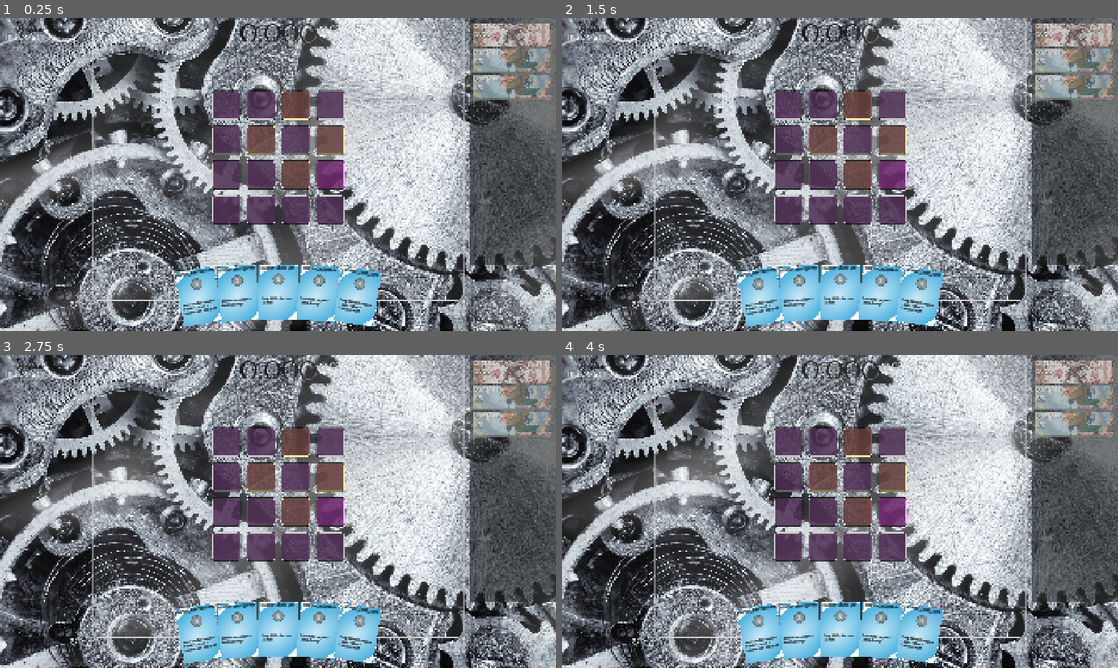
Above: before the commit, frames 1-4 (two rows, left to right).
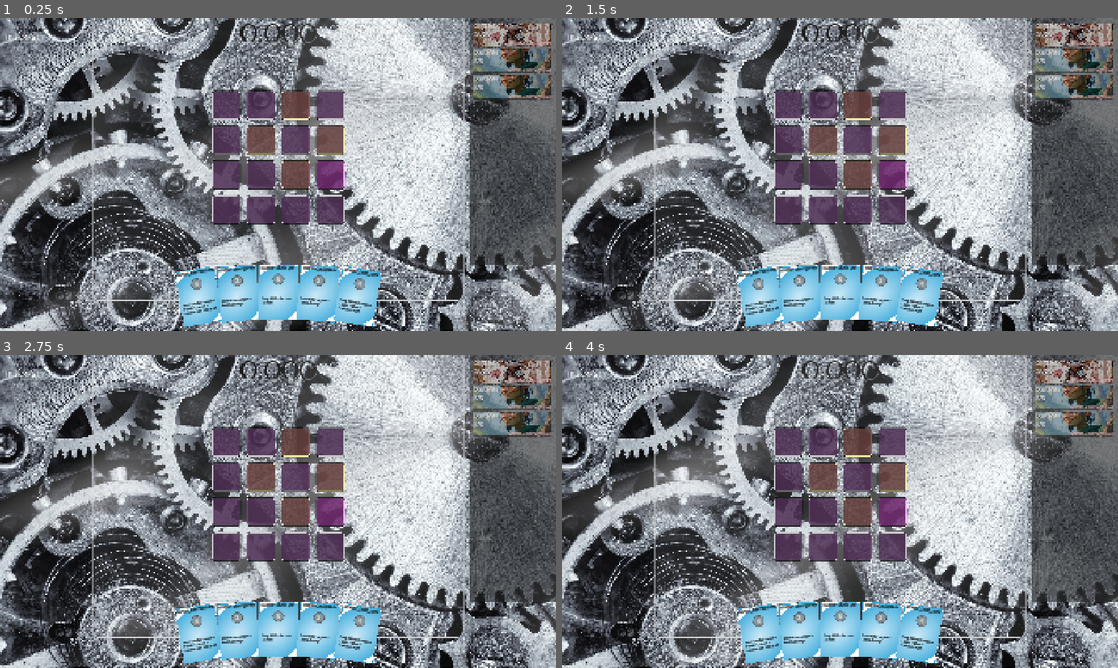
Above: after the commit, the same moments.

Repository: rosswolf/Tourbillon
Game: Godot game, scene res://src/scenes/game.tscn
The game is run twice, just before and just after one commit, with the same random seed, the same clock (stepped at 60 frames per second) and the same inputs. Sound files missing from this copy of the repository are replaced by a short silence.
Inputs (mouse positions are in pixels of both pictures, inside the frame that each line leads up to):
- Up to frame 1 (0.25 s): no input
- Up to frame 2 (1.5 s): click (789, 105) at 0.52 s; click (823, 105) at 1.27 s
- Up to frame 3 (2.75 s): click (294, 442) at 2.02 s
- Up to frame 4 (4 s): click (890, 442) at 2.77 s; click (789, 477) at 3.52 s

The runs differ from the first frame. In frame 1, 2.8% of the frame differs, in the area x 85-100%, y 1-27%; in frame 2, 2.8%; in frame 3, 2.8%; in frame 4, 2.8%.

Commit message:
refactor: Simplify gremlin move system and clean up confusion
- Remove unused GremlinMove class (was never referenced)
- Clarify MoveData uses TICKS not beats (1 tick = 10 beats)
- Simplify UI to update progress in _process() instead of beat signals
- Remove confusing beat-based tracking from UI
- All timing now consistently uses ticks throughout the system

Diff:
--- a/elastic-app/app/src/scenes/core/battle/gremlin_move.gd
+++ /dev/null
@@ -1,284 +0,0 @@
-extends RefCounted
-class_name GremlinMove
-
-## Represents a single move that a gremlin can perform
-## Each move has its own timing and effect
-
-# Move properties
-var move_index: int = 0          # Which move slot this is (1-6)
-var effect_string: String = ""   # e.g., "drain_random=1" or "card_cost_penalty=2"
-var interval_beats: int = 0      # How often this move triggers (in beats, 10 beats = 1 tick)
-var beats_until_trigger: int = 0 # Countdown to next trigger
-
-# Progress tracking
-var is_passive: bool = false      # True if this move is always active (interval_beats == 0)
-var times_triggered: int = 0      # How many times this move has triggered
-
-# Visual/UI properties
-var display_name: String = ""     # User-friendly name like "Drain" or "Summon"
-var display_color: Color = Color.WHITE  # Color for UI representation
-
-func _init(index: int = 0, effect: String = "", interval_ticks: int = 0) -> void:
-	move_index = index
-	effect_string = effect
-
-	# Convert ticks to beats (1 tick = 10 beats)
-	if interval_ticks == 0:
-		is_passive = true
-		interval_beats = -1  # Passive moves don't have intervals
-		beats_until_trigger = -1
-	else:
-		is_passive = false
-		interval_beats = interval_ticks * 10
-		beats_until_trigger = interval_beats
-
-	# Parse display name and color from effect
-	_parse_display_properties()
-
-## Reset the move countdown (used when gremlin is created)
-func reset() -> void:
-	times_triggered = 0
-	if not is_passive:
-		beats_until_trigger = interval_beats
-
-## Update this move's progress for one beat
-## Returns true if the move triggered this beat
-func process_beat() -> bool:
-	if is_passive:
-		return false  # Passive moves don't trigger on beats
-
-	if beats_until_trigger <= 0:
-		return false  # Shouldn't happen but safety check
-
-	# Count down
-	beats_until_trigger -= 1
-
-	# Check if we should trigger
-	if beats_until_trigger == 0:
-		times_triggered += 1
-		beats_until_trigger = interval_beats  # Reset countdown
-		return true  # Signal that this move triggered
-
-	return false
-
-## Get the current progress toward the next trigger (0.0 to 1.0)
-func get_progress_percent() -> float:
-	if is_passive or interval_beats <= 0:
-		return 0.0
-
-	return float(interval_beats - beats_until_trigger) / float(interval_beats)
-
-## Get the effect type and value from the effect string
-func get_effect_parts() -> Dictionary:
-	if effect_string.is_empty():
-		return {}
-
-	var parts = effect_string.split("=")
-	if parts.size() != 2:
-		return {"type": effect_string, "value": ""}
-
-	return {
-		"type": parts[0].strip_edges(),
-		"value": parts[1].strip_edges()
-	}
-
-## Parse display properties based on effect type
-func _parse_display_properties() -> void:
-	var parts = get_effect_parts()
-	if parts.is_empty():
-		return
-
-	var effect_type = parts.get("type", "")
-
-	# Set display name and color based on effect type
-	match effect_type:
-		# Resource caps
-		"heat_soft_cap", "red_soft_cap", "heat_hard_cap", "red_hard_cap":
-			display_name = "Heat Cap"
-			display_color = Color(1.0, 0.3, 0.3)  # Red
-		"precision_soft_cap", "white_soft_cap", "precision_hard_cap", "white_hard_cap":
-			display_name = "Precision Cap"
-			display_color = Color(0.95, 0.95, 0.95)  # White
-		"momentum_soft_cap", "green_soft_cap", "momentum_hard_cap", "green_hard_cap":
-			display_name = "Momentum Cap"
-			display_color = Color(0.3, 0.8, 0.3)  # Green
-		"balance_soft_cap", "blue_soft_cap", "balance_hard_cap", "blue_hard_cap":
-			display_name = "Balance Cap"
-			display_color = Color(0.3, 0.3, 1.0)  # Blue
-		"entropy_soft_cap", "black_soft_cap", "entropy_hard_cap", "black_hard_cap":
-			display_name = "Entropy Cap"
-			display_color = Color(0.3, 0.3, 0.3)  # Dark gray
-		"max_resource_soft_cap", "max_resource_hard_cap":
-			display_name = "All Caps"
-			display_color = Color(0.8, 0.8, 0.8)  # Gray
-
-		# Drains
-		"drain_random":
-			display_name = "Random Drain"
-			display_color = Color(0.9, 0.6, 0.9)  # Purple
-		"drain_all_types":
-			display_name = "Drain All"
-			display_color = Color(0.7, 0.5, 0.9)  # Purple
-		"drain_heat", "drain_red":
-			display_name = "Drain Heat"
-			display_color = Color(1.0, 0.3, 0.3)  # Red
-		"drain_precision", "drain_white":
-			display_name = "Drain Precision"
-			display_color = Color(0.95, 0.95, 0.95)  # White
-		"drain_momentum", "drain_green":
-			display_name = "Drain Momentum"
-			display_color = Color(0.3, 0.8, 0.3)  # Green
-		"drain_balance", "drain_blue":
-			display_name = "Drain Balance"
-			display_color = Color(0.3, 0.3, 1.0)  # Blue
-		"drain_entropy", "drain_black":
-			display_name = "Drain Entropy"
-			display_color = Color(0.3, 0.3, 0.3)  # Dark gray
-		"drain_largest":
-			display_name = "Drain Largest"
-			display_color = Color(0.8, 0.4, 0.8)  # Purple
-		"drain_highest": # Alias
-			display_name = "Drain Highest"
-			display_color = Color(0.8, 0.4, 0.8)  # Purple
-
-		# Card effects
-		"card_cost_penalty":
-			display_name = "Cost Penalty"
-			display_color = Color(1.0, 0.8, 0.3)  # Yellow
-		"force_discard":
-			display_name = "Discard"
-			display_color = Color(1.0, 0.5, 0.3)  # Orange
-
-		# Summons
-		"summon":
-			display_name = "Summon"
-			display_color = Color(0.5, 1.0, 0.5)  # Light green
-
-		# Self buffs
-		"self_gain_armor":
-			display_name = "Gain Armor"
-			display_color = Color(0.6, 0.6, 0.7)  # Steel gray
-		"self_gain_shields":
-			display_name = "Gain Shields"
-			display_color = Color(0.3, 0.7, 1.0)  # Light blue
-		"all_gremlins_gain_shields":
-			display_name = "Group Shields"
-			display_color = Color(0.3, 0.9, 1.0)  # Cyan
-		"all_gremlins_gain_armor":
-			display_name = "Group Armor"
-			display_color = Color(0.7, 0.7, 0.8)  # Light steel
-
-		_:
-			display_name = _humanize_effect_type(effect_type)
-			display_color = Color.WHITE
-
-## Get a formatted countdown string
-func get_countdown_text() -> String:
-	if is_passive:
-		return "(Passive)"
-
-	if beats_until_trigger <= 0:
-		return "(NOW!)"
-
-	# Convert beats to ticks.beats format
-	var ticks = beats_until_trigger / 10
-	var beats = beats_until_trigger % 10
-	return "(in %d.%d)" % [ticks, beats]
-
-## Get the full display text for UI
-func get_display_text() -> String:
-	var parts = get_effect_parts()
-	var value = parts.get("value", "")
-
-	# Add value to display name if applicable
-	var text = display_name
-	if value != "" and value != "0":
-		# Special formatting for certain types
-		var effect_type = parts.get("type", "")
-		if effect_type == "summon":
-			text = display_name + " " + _humanize_effect_type(value)
-		elif effect_type.ends_with("_cap"):
-			text = display_name + " (" + value + ")"
-		else:
-			text = display_name + " " + value
-
-	# Add countdown
-	if not is_passive:
-		text += " " + get_countdown_text()
-
-	return text
-
-## Get description of what this move does
-func get_description() -> String:
-	var parts = get_effect_parts()
-	if parts.is_empty():
-		return "Unknown effect"
-
-	var effect_type = parts.get("type", "")
-	var value = parts.get("value", "")
-
-	# Generate description based on effect
-	var desc = _describe_effect(effect_type, value)
-
-	# Add timing info
-	if not is_passive:
-		var ticks = interval_beats / 10
-		desc += " every %d ticks" % ticks
-
-	return desc
-
-## Helper to describe an effect in plain language
-func _describe_effect(effect_type: String, value: String) -> String:
-	match effect_type:
-		# Caps
-		"heat_soft_cap", "red_soft_cap":
-			return "Limits Heat to %s" % value
-		"heat_hard_cap", "red_hard_cap":
-			return "Hard caps Heat at %s" % value
-		"max_resource_soft_cap":
-			return "Limits all resources to %s" % value
-		"max_resource_hard_cap":
-			return "Hard caps all resources at %s" % value
-
-		# Drains
-		"drain_random":
-			return "Drains %s random resource" % value
-		"drain_all_types":
-			return "Drains %s from all resources" % value
-		"drain_largest", "drain_highest":
-			return "Drains %s from largest resource" % value
-		"drain_heat", "drain_red":
-			return "Drains %s Heat" % value
-
-		# Card effects
-		"card_cost_penalty":
-			return "Cards cost +%s ticks" % value
-		"force_discard":
-			return "Discard %s card(s)" % value
-
-		# Summons
-		"summon":
-			return "Summons %s" % _humanize_effect_type(value)
-
-		# Self buffs
-		"self_gain_armor":
-			return "Gains %s armor" % value
-		"self_gain_shields":
-			return "Gains %s shields" % value
-		"all_gremlins_gain_shields":
-			return "All gremlins gain %s shields" % value
-		"all_gremlins_gain_armor":
-			return "All gremlins gain %s armor" % value
-
-		_:
-			return "%s: %s" % [_humanize_effect_type(effect_type), value]
-
-## Convert snake_case to Title Case
-func _humanize_effect_type(effect_type: String) -> String:
-	var words = effect_type.split("_")
-	var result = ""
-	for word in words:
-		if result != "":
-			result += " "
-		result += word.capitalize()
-	return result
--- a/elastic-app/app/src/scenes/core/entities/gremlin.gd
+++ b/elastic-app/app/src/scenes/core/entities/gremlin.gd
@@ -65,8 +65,8 @@
 	if _damage_handler:
 		_sync_to_handler()
 
-	# Process moves/downsides when gremlin spawns
-	if not moves_string.is_empty():
+	# Process moves/downsides when gremlin spawns (only if not using move queue)
+	if not moves_string.is_empty() and move_queue.is_empty():
 		GremlinDownsideProcessor.process_gremlin_moves(moves_string, self)
 
 ## Process beat for gremlin behaviors
@@ -104,9 +104,11 @@
 	# Countdown current move
 	if ticks_until_move_complete > 0:
 		ticks_until_move_complete -= 1
+		print("[DEBUG] ", gremlin_name, " tick! Move: ", current_move.effect_type, " ticks left: ", ticks_until_move_complete)
 
 		# Check if move completes
 		if ticks_until_move_complete == 0:
+			print("[DEBUG] ", gremlin_name, " completing move: ", current_move.effect_type)
 			_complete_current_move()
 			_advance_to_next_move()
 
@@ -210,6 +212,13 @@
 func set_move_queue(moves: Array[MoveData], background: Array[MoveData]) -> void:
 	move_queue = moves
 	background_effects = background
+
+	print("[DEBUG] Setting move queue for ", gremlin_name)
+	print("[DEBUG] Cycled moves: ", move_queue.size())
+	for i in range(move_queue.size()):
+		var move = move_queue[i]
+		print("[DEBUG]   Move ", i+1, ": ", move.effect_type, "=", move.effect_value, " @ ", move.tick_duration, " ticks")
+	print("[DEBUG] Background effects: ", background_effects.size())
 
 	# Apply all background effects immediately
 	for effect in background_effects:
--- a/elastic-app/app/src/scenes/core/entities/move_data.gd
+++ b/elastic-app/app/src/scenes/core/entities/move_data.gd
@@ -2,17 +2,18 @@
 class_name MoveData
 
 ## Data structure for a single gremlin move
+## TIMING: All durations are in TICKS (1 tick = 10 beats = 1 card play)
 
 @export var effect_type: String = ""  # "attack", "drain_random", "heat_soft_cap", etc.
 @export var effect_value: int = 0     # Damage amount, drain amount, cap value
-@export var tick_duration: int = 0    # Ticks until this move completes/triggers
+@export var tick_duration: int = 0    # Duration in TICKS (not beats!)
 @export var is_background: bool = false  # True if tick_duration == 0 (always active)
 
-func _init(type: String = "", value: int = 0, duration: int = 0) -> void:
+func _init(type: String = "", value: int = 0, duration_in_ticks: int = 0) -> void:
 	effect_type = type
 	effect_value = value
-	tick_duration = duration
-	is_background = (duration == 0)
+	tick_duration = duration_in_ticks
+	is_background = (duration_in_ticks == 0)
 
 ## Get a display string for this move
 func get_display_text() -> String:
--- a/elastic-app/app/src/scenes/ui/entities/gremlins/ui_gremlin_new.gd
+++ b/elastic-app/app/src/scenes/ui/entities/gremlins/ui_gremlin_new.gd
@@ -13,7 +13,6 @@
 
 var gremlin: Gremlin
 var gremlin_images: Array[String] = []
-var total_beats: int = 0  # Track beats for fill progress
 
 func _ready() -> void:
 	super._ready()
@@ -30,12 +29,6 @@
 		# Start with no fill
 		fill_rect.size.x = 0
 
-	# Connect to beat signal for fill updates
-	if GlobalGameManager.timeline_manager:
-		GlobalGameManager.timeline_manager.time_changed.connect(_on_beat_changed)
-		print("[UiGremlinNew] Connected to timeline_manager beat updates")
-	else:
-		print("[UiGremlinNew] WARNING: No timeline_manager found!")
 
 func _load_gremlin_images() -> void:
 	var dir = DirAccess.open("res://ai_assets/gremlins/")
@@ -103,47 +96,45 @@
 	if not gremlin:
 		return ""
 
-	# Get the downside description
-	var downside_text = gremlin.get_disruption_text() if gremlin.has_method("get_disruption_text") else ""
+	# Get the current move description
+	var move_text = gremlin.get_disruption_text() if gremlin.has_method("get_disruption_text") else ""
 
-	# Add timing info if there's a periodic disruption
-	if gremlin.has_method("get_disruption_interval_beats") and gremlin.disruption_interval_beats > 0:
-		if gremlin.beats_until_disruption > 0:
-			var ticks_remaining = gremlin.beats_until_disruption / 10
-			var beats_remaining = gremlin.beats_until_disruption % 10
-			downside_text += " (in %d.%d)" % [ticks_remaining, beats_remaining]
+	# Add timing info for the current move
+	if gremlin.current_move and gremlin.current_move.tick_duration > 0:
+		if gremlin.ticks_until_move_complete > 0:
+			move_text += " [%d/%d]" % [gremlin.current_move.tick_duration - gremlin.ticks_until_move_complete,
+										gremlin.current_move.tick_duration]
 		else:
-			downside_text += " (NOW!)"
+			move_text += " [NOW!]"
+	elif gremlin.current_move and gremlin.current_move.is_background:
+		move_text += " [Active]"
 
-	return downside_text
+	return move_text
 
-func _on_beat_changed(beats: int) -> void:
+
+func _process(_delta: float) -> void:
 	if not gremlin or gremlin.current_hp <= 0:
 		return
 
-	total_beats = beats
-
-	# Update fill based on beats (fills over 100 beats = 10 ticks)
-	var fill_progress = float(total_beats % 100) / 100.0
-
-	# Update fill rect - just set the width based on progress
-	if fill_rect:
-		# Get the parent panel width and set fill width accordingly
-		var panel_width = self.size.x
-		fill_rect.size.x = panel_width * fill_progress
-
-		# Debug output every 10 beats
-		if total_beats % 10 == 0:
-			print("[UiGremlinNew] Beat ", total_beats, " - Fill: ", fill_progress * 100, "%")
-
-	# Update effect text
+	# Update effect display
 	if effect_label:
 		effect_label.text = _get_disruption_text()
 
-func _process(_delta: float) -> void:
-	# Update effect display continuously
-	if effect_label and gremlin:
-		effect_label.text = _get_disruption_text()
+	# Update progress bar based on current move
+	if fill_rect and gremlin.current_move:
+		var fill_progress: float = 0.0
+
+		if gremlin.current_move.tick_duration > 0:
+			# Calculate progress: how many ticks have elapsed
+			var ticks_elapsed = gremlin.current_move.tick_duration - gremlin.ticks_until_move_complete
+			fill_progress = float(ticks_elapsed) / float(gremlin.current_move.tick_duration)
+		else:
+			# Background effect - always show as full
+			fill_progress = 1.0
+
+		# Update fill width
+		var panel_width = self.size.x
+		fill_rect.size.x = panel_width * fill_progress
 
 func __on_hp_changed(new_hp: int, max_hp: int) -> void:
 	# Update HP display
